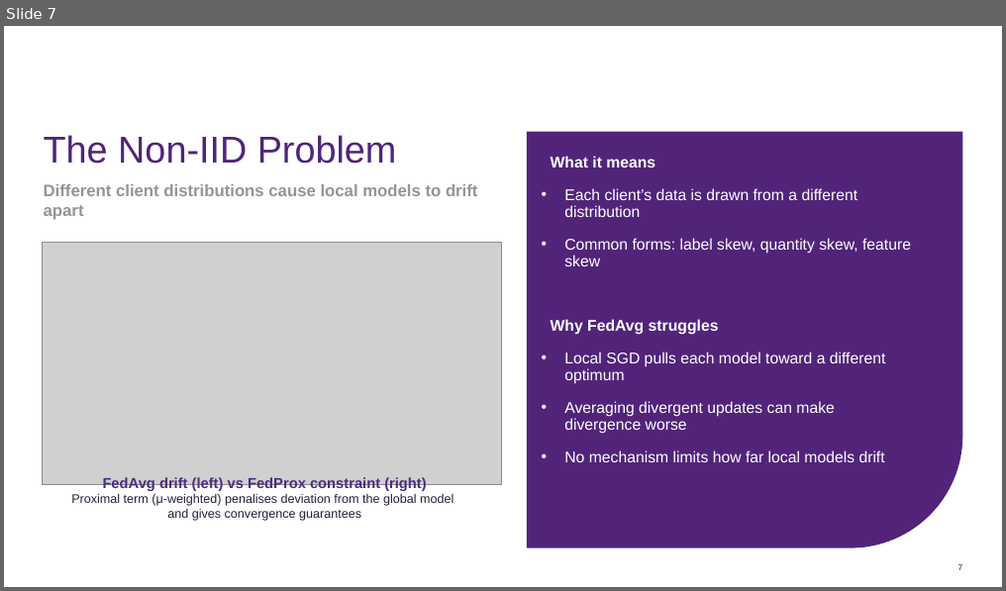
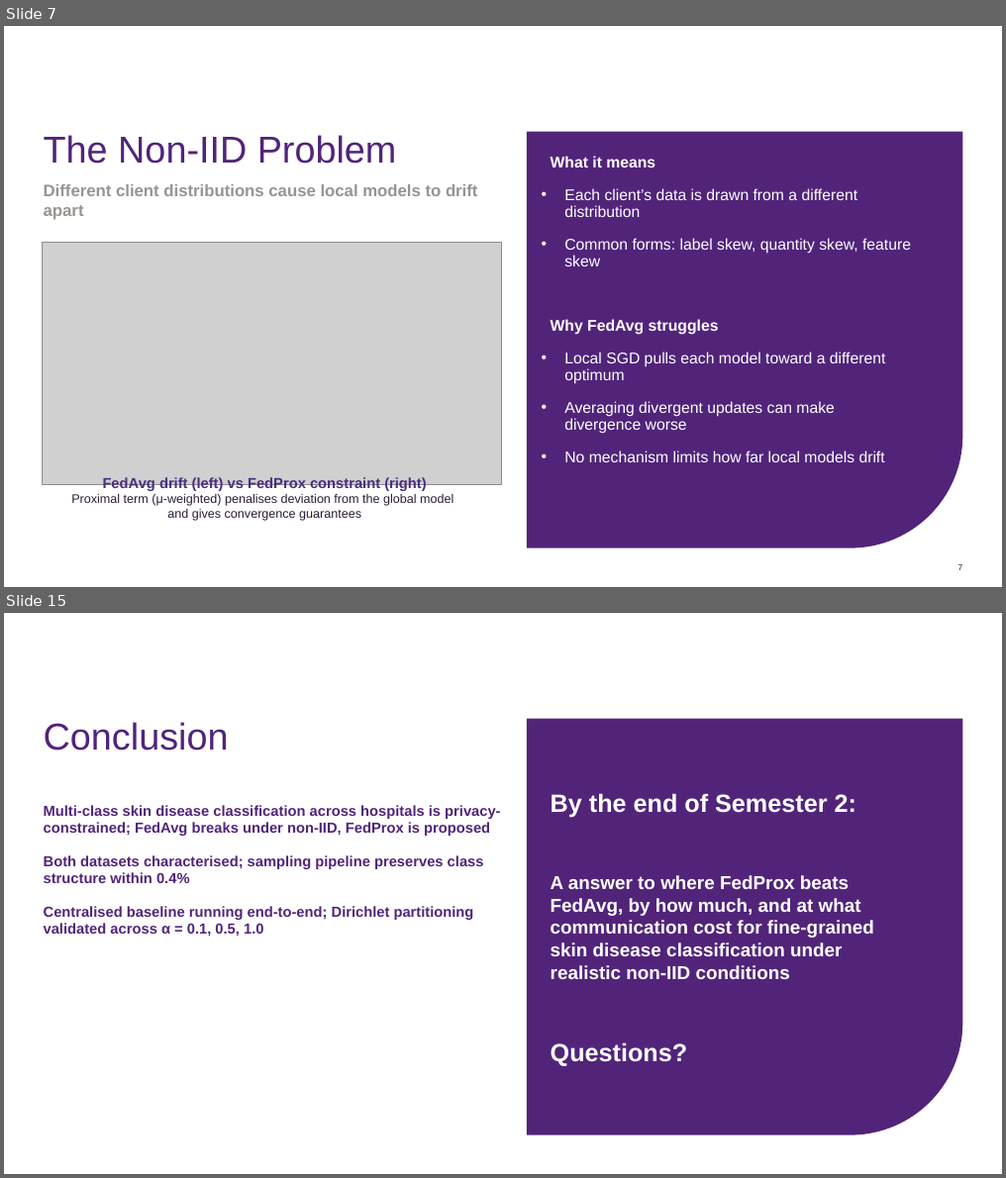
Before and after one commit to alexzhgu/skin-federated, a slide deck: Progress Seminar/Privacy-Preserving Federated Learning for Distributed Skin Disease Classification.pptx. Shown one above the other, each under a label of ours: slide 7 before the commit, slides 7 and 15 after it; the slides between them are not shown. The pictures are 1006x591 and 1006x1178 pixels, drawn with LibreOffice and Linux fonts; fonts in the diff are those of the drawing; grey boxes stand for pictures; background and template pictures are left out. Boxes give left, top, right and bottom in pixels: in the first picture for what was removed or moved away, otherwise in the second. Text is boxed around its words. In the diff, an @@ line names an element or a change of style, - is before the commit and + after.

```diff
--- a/Progress Seminar/Privacy-Preserving Federated Learning for Distributed Skin Disease Classification.pptx
+++ b/Progress Seminar/Privacy-Preserving Federated Learning for Distributed Skin Disease Classification.pptx
@@ slide 15 added at [4,613,1002,1174], background #FFFFFF; not listed: 1 template element that a slide beside it also shows @@
@@ title added at [44,722,229,751], 36 pt, text #51247A @@
+Conclusion
@@ text added at [44,805,500,937], 14 pt, text #51247A, bold @@
+Multi-class skin disease classification across hospitals is privacy-constrained; FedAvg breaks under non-IID, FedProx is proposed
+Both datasets characterised; sampling pipeline preserves class structure within 0.4%
+Centralised baseline running end-to-end; Dirichlet partitioning validated across α = 0.1, 0.5, 1.0
@@ text added at [550,793,874,1066], 18 pt, text #FFFFFF, bold @@
+By the end of Semester 2:
+A answer to where FedProx beats FedAvg, by how much, and at what communication cost for fine-grained skin disease classification under realistic non-IID conditions
+Questions?
```
Also in this commit, not shown: 3 slides changed, 7 other slides added, 2 slides removed, 11 other files.
